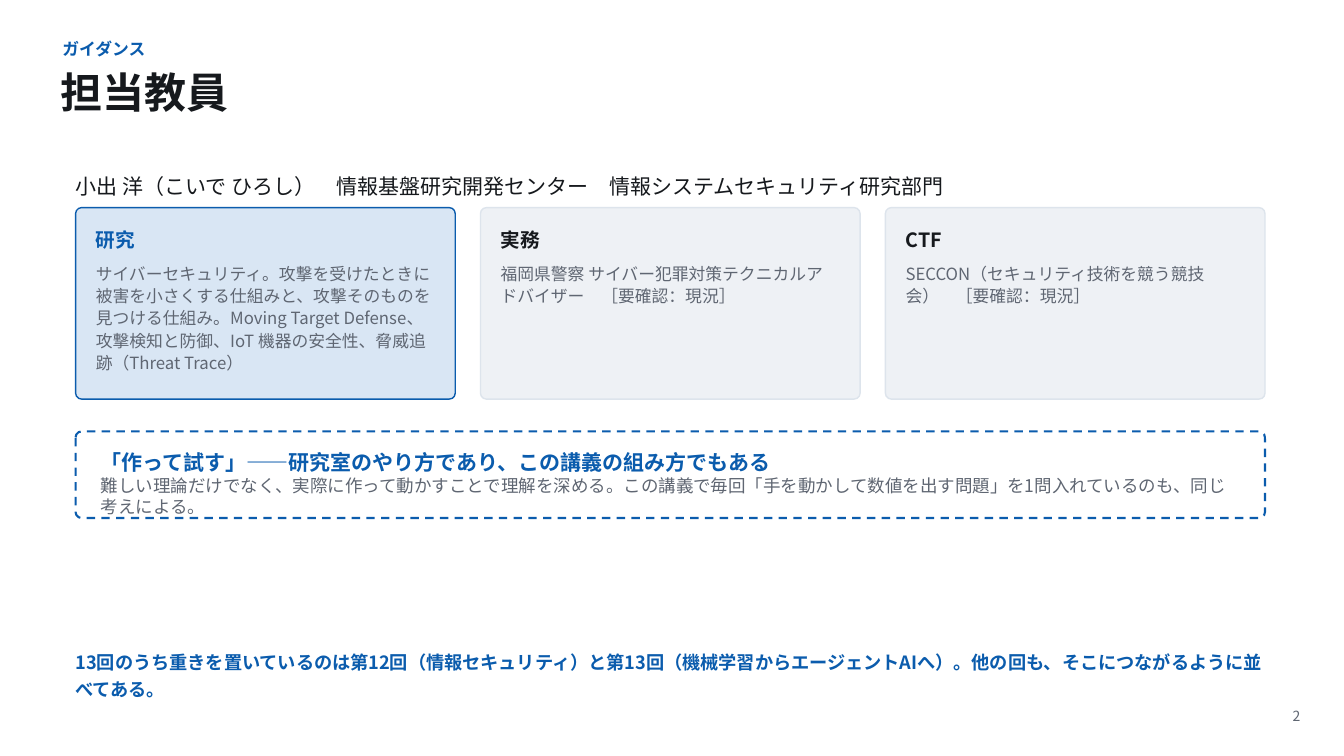
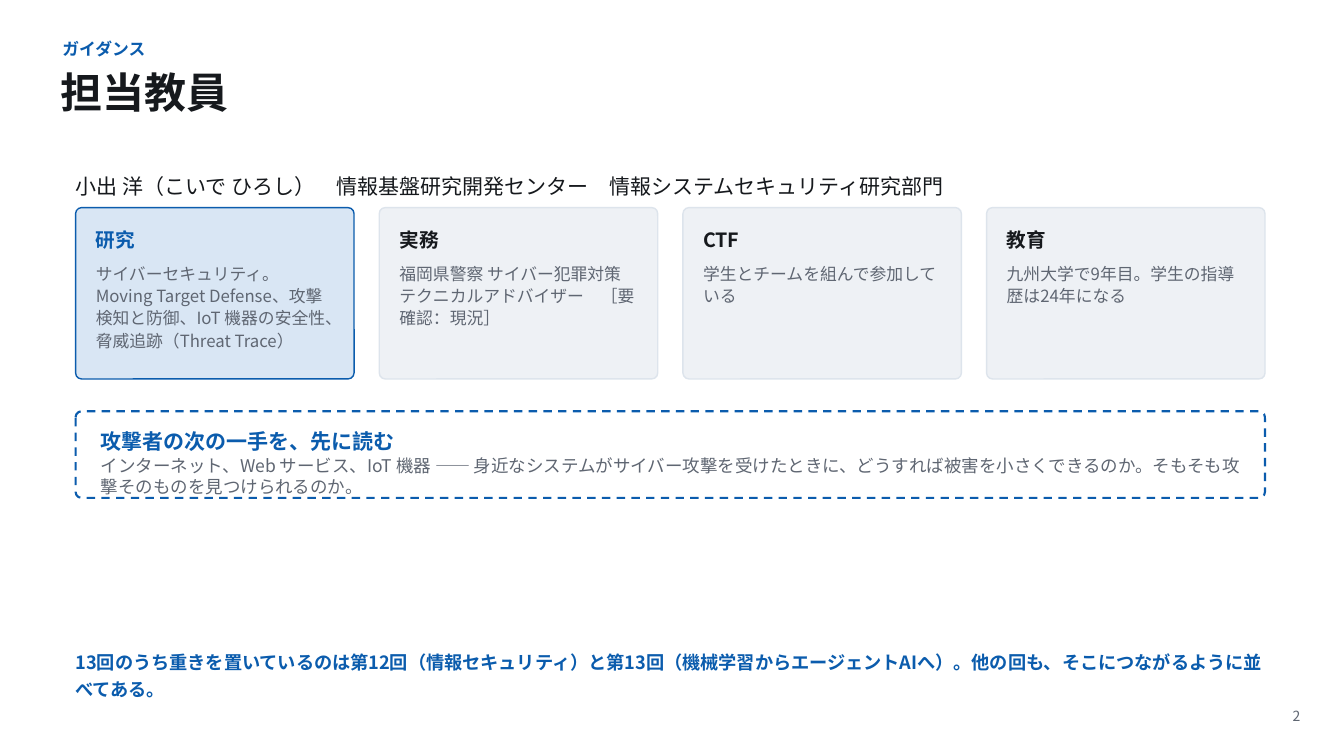
Before and after one commit to koide55/CompOutline, a slide deck: slide 2 of slides/第01回_計算とは何か.pptx. Drawn at 1344x756 pixels with LibreOffice and Linux fonts; fonts in the diff are those of the drawing. Boxes give left, top, right and bottom in pixels: in the first picture for what was removed or moved away, otherwise in the second. Text is boxed around its words. In the diff, an @@ line names an element or a change of style, - is before the commit and + after.

```diff
--- a/slides/第01回_計算とは何か.pptx
+++ b/slides/第01回_計算とは何か.pptx
@@ rounded rectangle: place and size @@
-rounded rectangle at bbox=[76, 208, 456, 399]
+rounded rectangle at bbox=[76, 208, 354, 379]
@@ rounded rectangle: place and size @@
-rounded rectangle at bbox=[481, 208, 861, 399]
+rounded rectangle at bbox=[379, 208, 657, 379]
@@ proportions changed in 3 elements at bbox=[76, 208, 354, 379], bbox=[379, 208, 657, 379], bbox=[684, 208, 962, 379] @@
@@ rounded rectangle: place and size @@
-rounded rectangle at bbox=[885, 208, 1265, 399]
+rounded rectangle at bbox=[684, 208, 962, 379]
@@ rounded rectangle added at bbox=[987, 208, 1265, 379], fill #EEF1F5, outline #DDE4EC 1 pt @@
@@ text "実務": place and size @@
-text "実務" at bbox=[501, 230, 540, 249]
+text "実務" at bbox=[399, 230, 438, 249]
@@ text "CTF": place and size @@
-text "CTF" at bbox=[906, 232, 942, 248]
+text "CTF" at bbox=[703, 232, 739, 248]
@@ text added at bbox=[1007, 230, 1046, 249], 14 pt, text #16191D, bold @@
+教育
@@ text at bbox=[96, 266, 341, 349]: text changed @@
-サイバーセキュリティ。攻撃を受けたときに被害を小さくする仕組みと、攻撃そのものを見つける仕組み。Moving Target Defense、攻撃検知と防御、IoT 機器の安全性、脅威追跡（Threat Trace）
+サイバーセキュリティ。Moving Target Defense、攻撃検知と防御、IoT 機器の安全性、脅威追跡（Threat Trace）
@@ text "福岡県警察 サイバー犯罪対策テクニカルアドバイザー ［要確認：現況］" rewrapped from bbox=[501, 266, 823, 304] to bbox=[399, 266, 635, 326] @@
@@ text at bbox=[703, 266, 936, 303]: text changed @@
-SECCON（セキュリティ技術を競う競技会） ［要確認：現況］
+学生とチームを組んで参加している
@@ text added at bbox=[1007, 266, 1235, 303], 12 pt, text #5F6672 @@
+九州大学で9年目。学生の指導歴は24年になる
@@ rounded rectangle: place and size @@
-rounded rectangle at bbox=[76, 432, 1265, 518]
+rounded rectangle at bbox=[76, 411, 1265, 498]
@@ text added at bbox=[101, 431, 395, 451], 15 pt, text #0B5CAD, bold @@
+攻撃者の次の一手を、先に読む
@@ text removed at bbox=[101, 452, 771, 472] @@
-「作って試す」——研究室のやり方であり、この講義の組み方でもある
@@ text removed at bbox=[101, 477, 1226, 518] @@
-難しい理論だけでなく、実際に作って動かすことで理解を深める。この講義で毎回「手を動かして数値を出す問題」を1問入れているのも、同じ考えによる。
@@ text added at bbox=[101, 457, 1240, 498], 12.5 pt, text #5F6672 @@
+インターネット、Web サービス、IoT 機器 —— 身近なシステムがサイバー攻撃を受けたときに、どうすれば被害を小さくできるのか。そもそも攻撃そのものを見つけられるのか。
```
Also in this commit, not shown: 23 other slides changed, 1 slide added, 3 other files.
